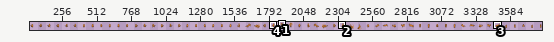
A pixel-art file gets an edit: Player-Spritesheet.aseprite. Above, an overview of the earlier version with the close-up marked.
Close-up. Before the edit:
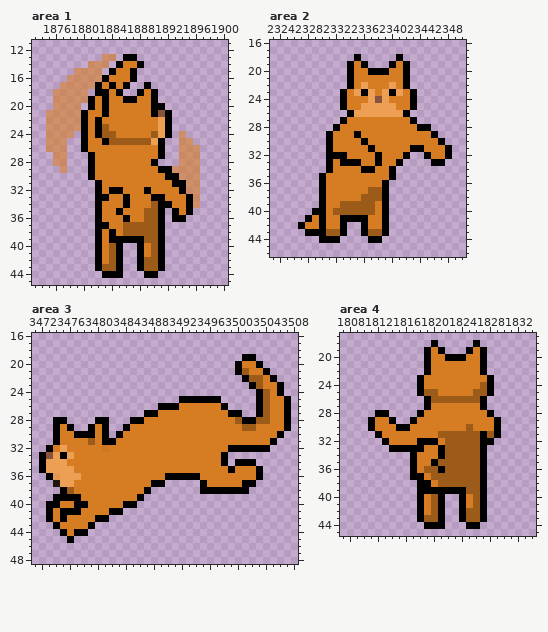
3840x64 pixels, 1 frame. Pixels under 10% opacity are left out. Colours within 5 levels of each other are drawn and written as one. Shown: area 1: x 1873..1900, y 11..45; area 2: x 2323..2350, y 16..46; area 3: x 3471..3508, y 16..48; area 4: x 1807..1834, y 17..45. The wide view leaves out empty margins. The commit also changed other parts of the picture, which this record leaves out.
Now the later version:
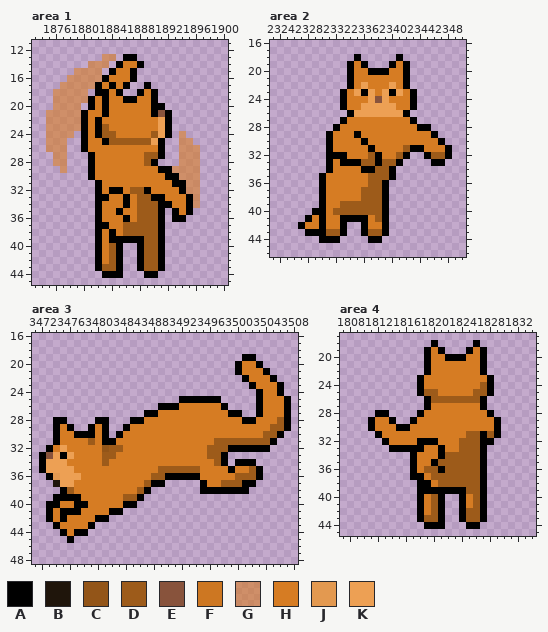
Palette (. is transparent): A #000000  B #1f150b  C #935518  D #9d5b1a  E #88533c  F #cd7722  G #d67c2396  H #d67c23  J #e39950  K #eda054
What changed:
Area 1, layer "Orange Coat":
Colour H becomes colour D in row 27 at x 1889 to 1890; in row 28 at x 1889; in row 32 at x 1887 to 1888; in rows 33 to 34 at x 1888 to 1889; in rows 35 to 36 at x 1888; in rows 40 to 41 at x 1889.
Area 2, layer "Orange Coat":
Colour H becomes colour D in row 31 at x 2342; in row 32 at x 2337, 2341 and 2346 to 2347; in row 33 at x 2336 to 2337 and 2339 to 2340; in row 34 at x 2338 to 2339; in row 35 at x 2337 to 2339; in row 36 at x 2337 to 2338.
Colour H becomes colour D in row 37 at x 2336; in rows 39 to 41 at x 2338.
Area 3, layer "Orange Coat":
Colour F becomes colour C in row 32 at x 3481.
Colour H becomes colour D in row 28 at x 3506; in row 29 at x 3505 to 3506; in row 30 at x 3504 to 3505; in row 31 at x 3497 to 3504; in row 32 at x 3482 to 3483 and 3496 to 3498; in row 33 at x 3481 to 3482 and 3496 to 3497.
Colour H becomes colour D in row 34 at x 3481 and 3497; in row 35 at x 3489 to 3494 and 3502; in row 36 at x 3488 to 3489 and 3500 to 3502; in row 37 at x 3487 and 3498 to 3500; in row 38 at x 3486; in row 39 at x 3484 to 3485.
Colour D becomes colour H in row 21 at x 3501; in row 22 at x 3502 to 3503; in row 23 at x 3503; in rows 24 to 27 at x 3504; in row 28 at x 3500 and 3503 to 3504; in row 29 at x 3501 to 3502.
Area 4, layer "Orange Coat":
Colour D becomes colour H in row 30 at x 1825; in row 31 at x 1821 to 1824; in rows 32 to 33 at x 1822 to 1823.
